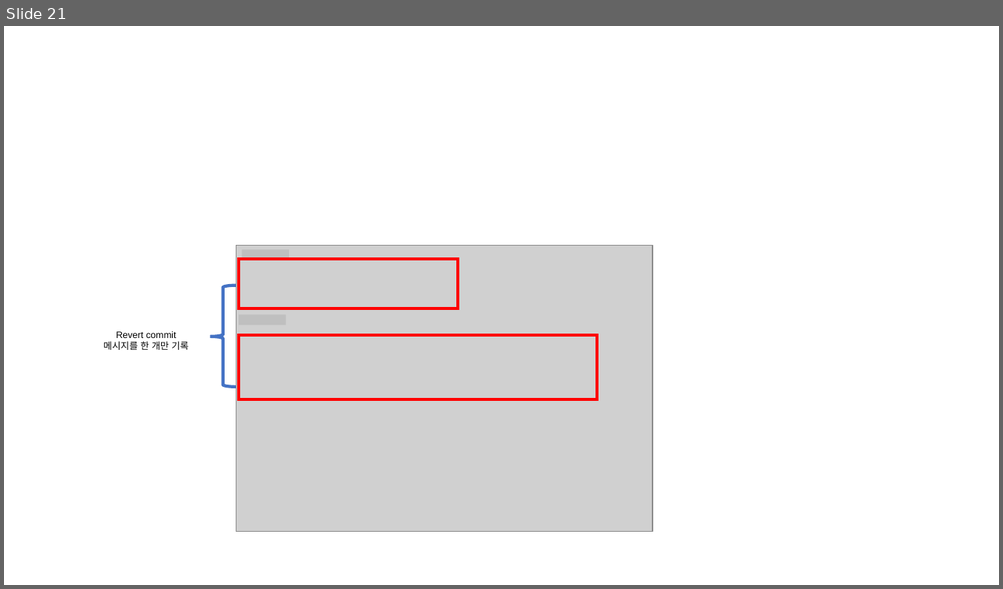
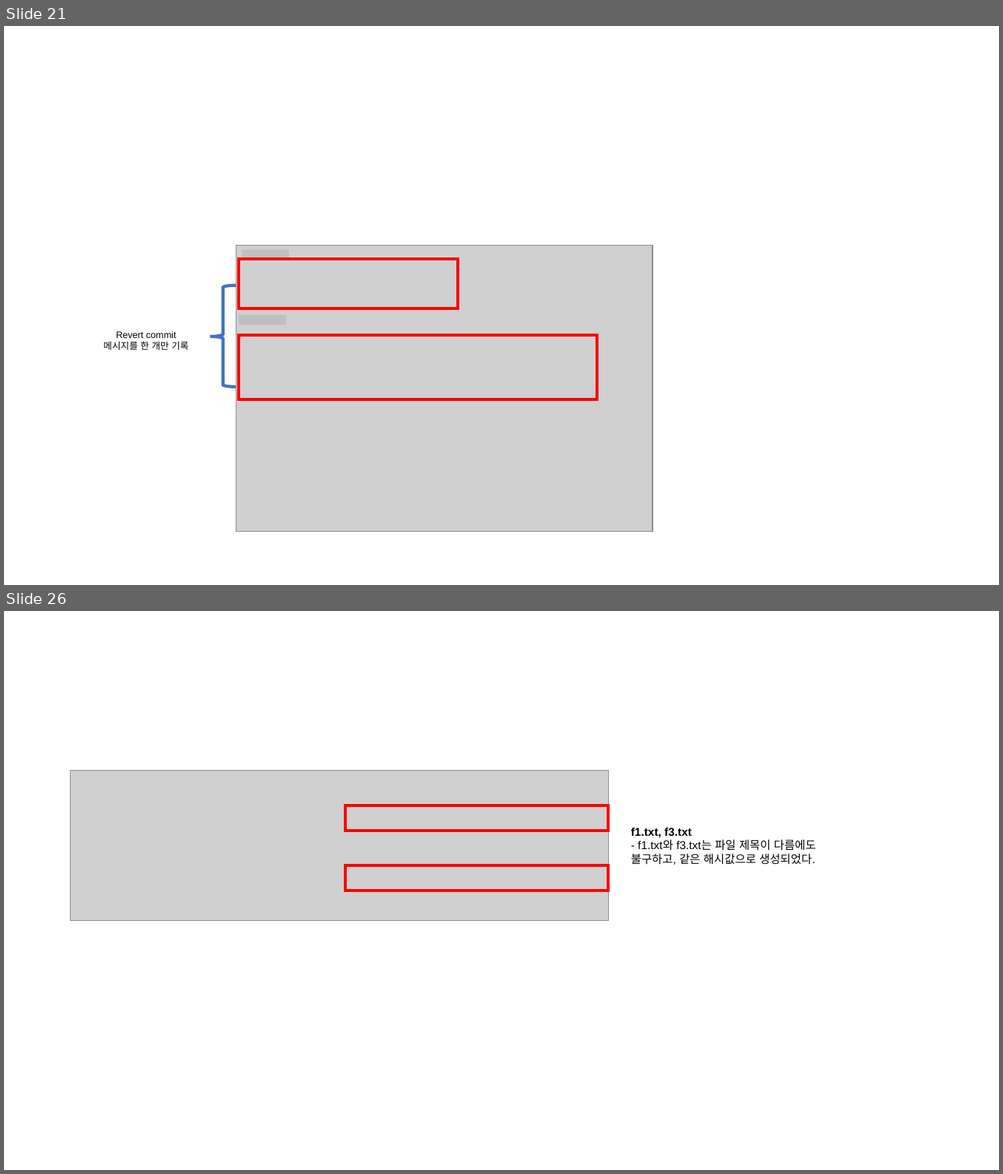
Before and after one commit to Han-Joon-Hyeok/TIL, a slide deck: Git/images/images.pptx. Shown one above the other, each under a label of ours: slide 21 before the commit, slides 21 and 26 after it; the slides between them are not shown. The pictures are 1003x589 and 1003x1174 pixels, drawn with LibreOffice and Linux fonts; fonts in the diff are those of the drawing; grey boxes stand for pictures. Boxes give left, top, right and bottom in pixels: in the first picture for what was removed or moved away, otherwise in the second. Text is boxed around its words. In the diff, an @@ line names an element or a change of style, - is before the commit and + after.

```diff
--- a/Git/images/images.pptx
+++ b/Git/images/images.pptx
@@ slide 26 added at [4, 611, 999, 1170], background #FFFFFF @@
@@ picture added at [70, 771, 608, 920] @@
@@ rectangle added at [346, 806, 609, 831], outline #FF0000 3 pt @@
@@ text added at [631, 828, 816, 865], 11 pt, text #000000 @@
+f1.txt, f3.txt
+- f1.txt와 f3.txt는 파일 제목이 다름에도 불구하고, 같은 해시값으로 생성되었다.
@@ rectangle added at [346, 866, 609, 891], outline #FF0000 3 pt @@
```
Also in this commit, not shown: 9 other slides added, 14 other files.
